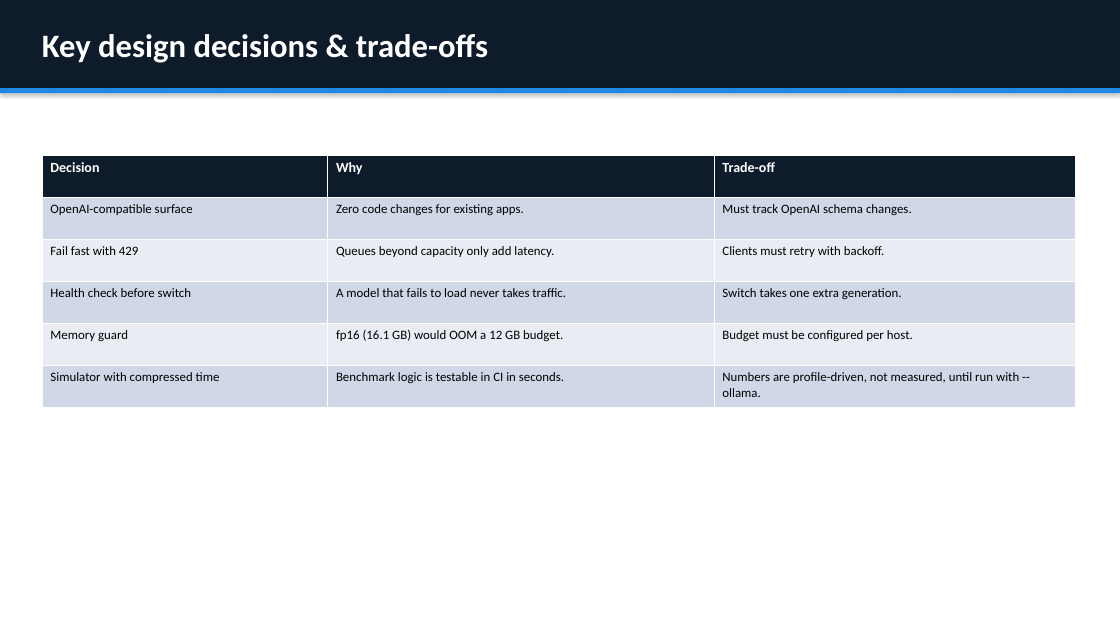
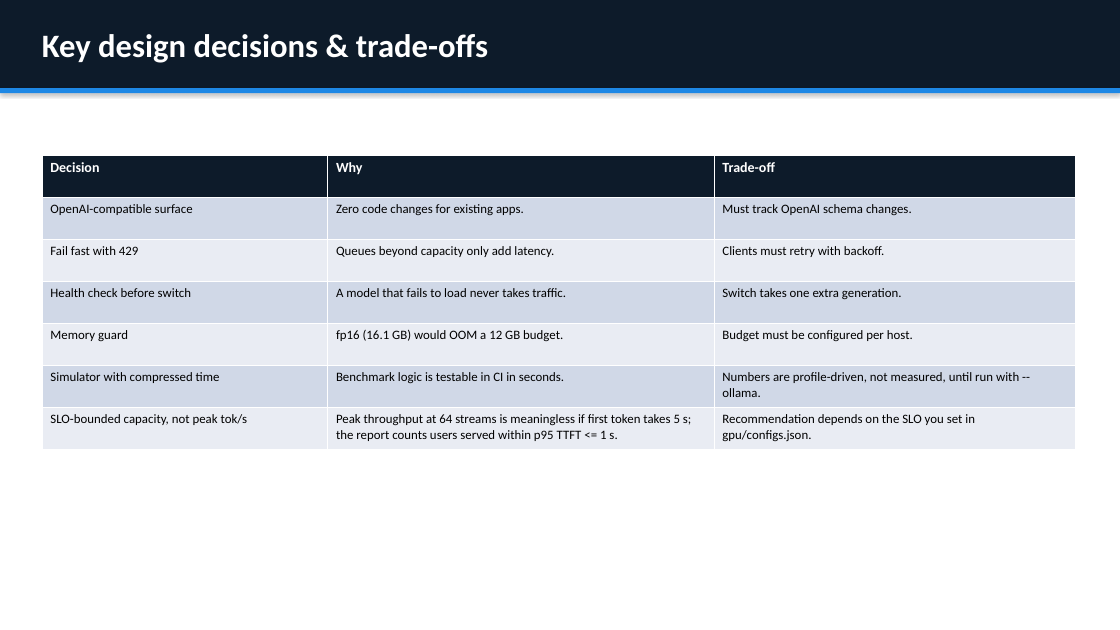
Before and after one commit to divyapasupuleti/ai-engineering-projects, a slide deck: slide 7 of 15-local-llm-deployment-kit/docs/PRESENTATION.pptx. Drawn at 1120x630 pixels with LibreOffice and Linux fonts; fonts in the diff are those of the drawing. Boxes give left, top, right and bottom in pixels: in the first picture for what was removed or moved away, otherwise in the second. Text is boxed around its words. In the diff, an @@ line names an element or a change of style, - is before the commit and + after.

```diff
--- a/15-local-llm-deployment-kit/docs/PRESENTATION.pptx
+++ b/15-local-llm-deployment-kit/docs/PRESENTATION.pptx
@@ table at (42,155,1075,450) @@
+row 7: SLO-bounded capacity, not peak tok/s | Peak throughput at 64 streams is meaningless if first token takes 5 s; the report counts users served within p95 TTFT <= 1 s. | Recommendation depends on the SLO you set in gpu/configs.json.
```
Also in this commit, not shown: 4 other slides changed, 14 other files.
